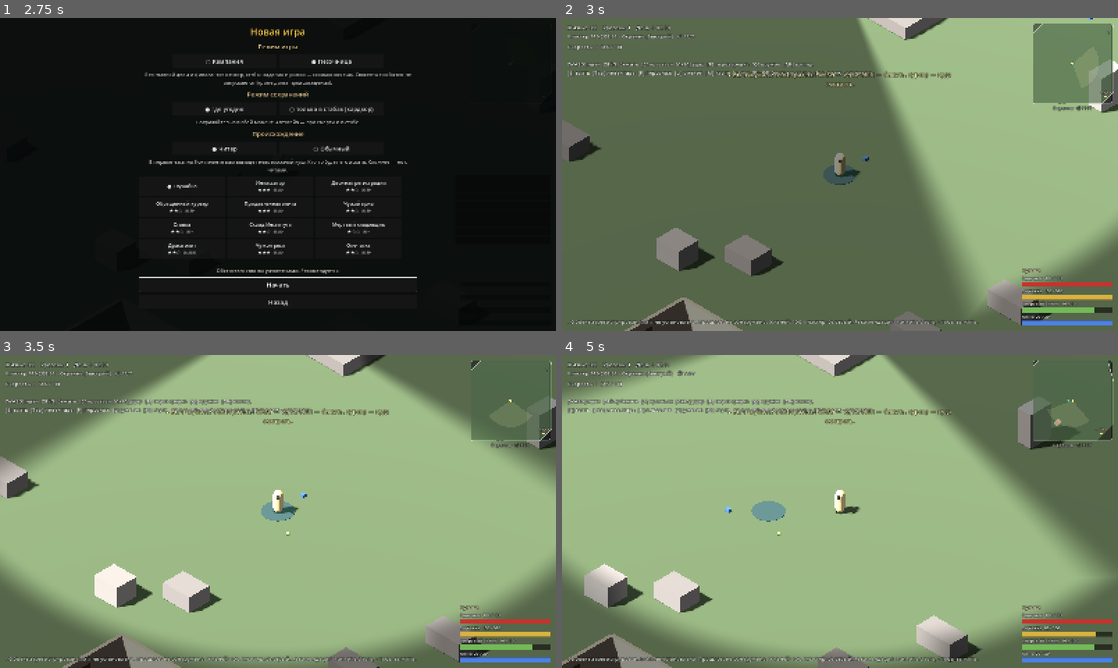
Above: before the commit, frames 1-4 (two rows, left to right).
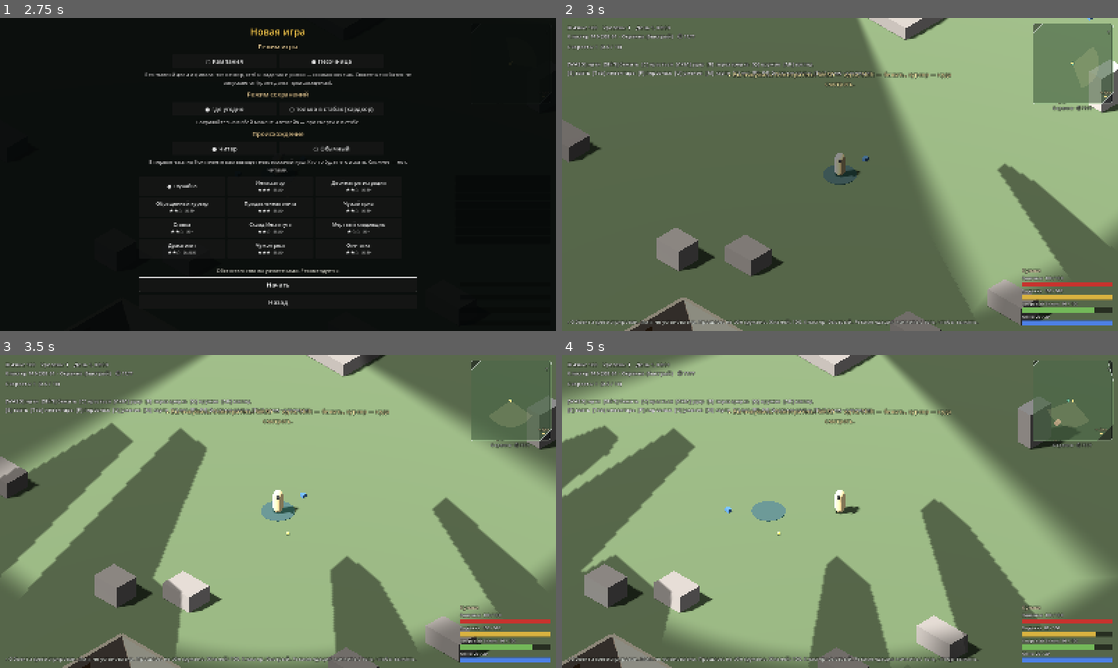
Above: after the commit, the same moments.

Repository: lama2x2/cheater-rpg
Game: Godot game, scene res://scenes/main.tscn
Two runs of this game, one before a commit and one after it. Both use one fixed random seed, a clock stepped at 60 frames per second and the inputs below.
Inputs (mouse positions are in pixels of both pictures, inside the frame that each line leads up to):
- Up to frame 1 (2.75 s): click "Новая игра" at 0.5 s; click "● Кампания" at 1.25 s; click "○ Песочница" at 2 s
- Up to frame 2 (3 s): click "Начать" at 2.75 s
- Up to frame 3 (3.5 s): no input
- Up to frame 4 (5 s): tap Enter (ui_accept) at 3.5, 3.77 s; move the mouse to (962, 495) at 3.52 s; hold D (move_right) 3.53-4.25 s; hold Shift (sprint) 3.53-4.25 s; click (962, 495) at 3.67 s; drag from (728, 527) to (812, 574) at 4.27 s

Frame 1 is identical in both runs. In frame 2, 2.4% of the frame differs, in the area x 78-98%, y 46-82%; in frame 3, 21%, in the area x 0-97%, y 21-97%; in frame 4, 16%.

Commit message:
M1.18a: здание без загораживающих стен и тень по линии взгляда — срез стен к камере до цоколя, пока герой внутри; многоугольник видимости из лучей от глаз героя в шейдер затемнения
src/world/building_cutaway.gd, sight_mask.gd; VisionRules.sight_fan/camera_sides + тесты;
cluster_area.building_walls; сценарий зрения проверяет маску; --outside. Спека 17, D-102.

Co-Authored-By: Claude Opus 5.5 <noreply@anthropic.com>

Diff:
--- a/data/vision.json
+++ b/data/vision.json
@@ -1,5 +1,5 @@
 {
-  "_doc": "Зрение героя и чуйка (docs/spec/17_vision.md, D-6 …(690 unchanged characters)… озрачность стен между камерой и героем. sense — чуйка: проверка раз в check_s дл …(503 unchanged characters)…
+  "_doc": "Зрение героя и чуйка (docs/spec/17_vision.md, D-6 …(690 unchanged characters)… озрачность стен между камерой и героем. Тень по линии взгляда (D-102): sight_rays лучей по кругу от глаз героя (высота sight_eye_m) — в конусе на дальность зрения, вне — на near_m; точка попадания отодвигается на sight_extend_m за стену (видна её грань); многоугольник видимости рисуется в маску sight_mask_px² на sight_mask_m вокруг героя. cutaway_m — до какой высоты срезаются стены здания, обращённые к камере, пока герой внутри. sense — чуйка: проверка раз в check_s дл …(503 unchanged characters)…
   "cone_deg": 110,
   "sprint_cone_deg": 90,
   "near_m": 2.5,
@@ -19,6 +19,12 @@
   "shade_soft_deg": 8.0,
   "shade_soft_m": 3.0,
   "fade_walls_alpha": 0.7,
+  "sight_rays": 180,
+  "sight_eye_m": 1.2,
+  "sight_extend_m": 0.35,
+  "sight_mask_m": 80.0,
+  "sight_mask_px": 512,
+  "cutaway_m": 0.5,
   "sense": {
     "check_s": 0.5,
     "radius_m": 15.0,
--- a/src/core/vision_rules.gd
+++ b/src/core/vision_rules.gd
@@ -7,7 +7,10 @@
 const REQUIRED_KEYS: PackedStringArray = ["cone_deg", "sprint_cone_deg", "near_m", "range_day_m",
 	"range_night_m", "night_from", "night_to", "kislyak_mult", "range_per_perception",
 	"angle_per_perception", "angle_bonus_max", "turn_deg_s", "turn_per_reaction", "check_s",
-	"last_seen_s", "shade", "shade_soft_deg", "shade_soft_m", "fade_walls_alpha", "sense"]
+	"last_seen_s", "shade", "shade_soft_deg", "shade_soft_m", "fade_walls_alpha", "sense",
+	"sight_rays", "sight_eye_m", "sight_extend_m", "sight_mask_m", "sight_mask_px", "cutaway_m"]
+## Стороны здания (ClusterLayout): n — +z, s — −z, e — +x, w — −x; наружные нормали в (x, z).
+const SIDE_NORMALS := {"n": Vector2(0, 1), "s": Vector2(0, -1), "e": Vector2(1, 0), "w": Vector2(-1, 0)}
 
 var _config: Dictionary
 
@@ -92,3 +95,26 @@
 	var step := clampf(angle, -deg_to_rad(max_deg), deg_to_rad(max_deg))
 	var result := a.normalized().rotated(step)
 	return Vector3(result.x, 0.0, result.y)
+
+
+## Веер лучей тени по линии взгляда (D-102): углы по кругу от взгляда (от оси x к z, как
+## Vector2.angle()), каждый луч — на дальность зрения. Это только «что закрыто стенами»: конус и
+## дальность затемняет шейдер мягко сам, а маска добавляет тень за препятствиями.
+func sight_fan(facing: Vector3) -> PackedFloat32Array:
+	var result := PackedFloat32Array()
+	var rays := int(_config["sight_rays"])
+	var look := Vector2(facing.x, facing.z)
+	var base := look.angle() if look.length() > 0.0001 else -PI / 2.0
+	for i in rays:
+		result.append(base + TAU * float(i) / float(rays))
+	return result
+
+
+## Стороны здания, обращённые к камере (их срезает cutaway): нормаль смотрит против взгляда камеры.
+static func camera_sides(camera_forward: Vector3) -> PackedStringArray:
+	var f := Vector2(camera_forward.x, camera_forward.z)
+	var result: PackedStringArray = []
+	for side: String in SIDE_NORMALS:
+		if (SIDE_NORMALS[side] as Vector2).dot(f) < -0.01:
+			result.append(side)
+	return result
--- a/src/main.gd
+++ b/src/main.gd
@@ -204,6 +204,7 @@
 ##   --log         открыть окно лога Системы
 ##   --char        открыть экран персонажа (с 3 свободными очками)
 ##   --elite       (в Городке) встать в 8 м от раненого-приманки элиты
+##   --outside     встать в 1,5 м к востоку от ближайшего к центру здания (тень за стеной, D-102)
 ##   --inside      поставить героя в ближайшее к центру здание (прозрачные стены, позже крыши)
 ##   --gift        вскрыть дар 10 уровня даром (pending_skill_choices) — для окна знахарки
 ##   --pearl       висящее умение чёрной жемчужины (pending_pearl_skills) — окно умений и знахарки
@@ -307,6 +308,8 @@
 					get_tree().get_first_node_in_group("hero").global_position = victim.global_position + Vector3(6.0, 0.1, 5.0)).call_deferred()
 		elif arg == "--inside":
 			_debug_inside()
+		elif arg == "--outside":
+			_debug_inside(true)
 		elif arg == "--gaze":
 			_debug_gaze.call_deferred()
 		elif arg == "--gift":
@@ -388,14 +391,15 @@
 		get_tree().get_first_node_in_group("container_window").open_or_take(best)
 
 
-func _debug_inside() -> void:
+func _debug_inside(outside: bool = false) -> void:
 	var area := get_node("Area")
 	var best: Dictionary = {}
 	for building: Dictionary in area.layout["buildings"]:
 		if best.is_empty() or (building["center"] as Vector2).length() < (best["center"] as Vector2).length():
 			best = building
 	if not best.is_empty():
-		get_tree().get_first_node_in_group("hero").position = Vector3(best["center"].x, 0.1, best["center"].y)
+		var shift := Vector3(float(best["size"].x) / 2.0 + 1.5, 0.0, 0.0) if outside else Vector3.ZERO
+		get_tree().get_first_node_in_group("hero").position = Vector3(best["center"].x, 0.1, best["center"].y) + shift
 
 
 func _debug_gaze() -> void:
--- /dev/null
+++ b/src/world/building_cutaway.gd
@@ -0,0 +1,83 @@
+extends Node
+## Срез здания (D-102, 17.3): пока герой внутри здания, его стены, обращённые к камере,
+## срезаются до цоколя (cutaway_m) — видно всю планировку, проходы и пол; дальние стены — полной
+## высоты. Коллизии не меняются (стены по-прежнему держат). Стены зданий — area.building_walls.
+
+const CHECK_S := 0.1
+const INSIDE_MARGIN := 0.2
+
+var area: Node3D
+var hero: Node3D
+var _current := -1
+var _left := 0.0
+## Срезанные меши: {меш: [исходная позиция, исходный масштаб]}.
+var _cut: Dictionary = {}
+
+
+func _ready() -> void:
+	add_to_group("building_cutaway")
+
+
+func _exit_tree() -> void:
+	_restore()
+
+
+func current_building() -> int:
+	return _current
+
+
+func _process(delta: float) -> void:
+	_left -= delta
+	if _left > 0.0 or area == null or hero == null:
+		return
+	_left = CHECK_S
+	var found := -1
+	if hero.visible:
+		var at := Vector2(hero.global_position.x, hero.global_position.z)
+		for i in area.building_walls.size():
+			var rect: Rect2 = area.building_walls[i]["rect"]
+			if rect.grow(-INSIDE_MARGIN).has_point(at):
+				found = i
+				break
+	if found == _current:
+		return
+	_restore()
+	_current = found
+	if found >= 0:
+		_apply(area.building_walls[found])
+
+
+func _apply(record: Dictionary) -> void:
+	var camera := get_viewport().get_camera_3d()
+	if camera == null:
+		return
+	var sides := VisionRules.camera_sides(-camera.global_transform.basis.z)
+	var cut_to := float(Content.vision_rules().config()["cutaway_m"])
+	for wall: Dictionary in record["walls"]:
+		if not sides.has(String(wall["side"])):
+			continue
+		for child in (wall["body"] as Node).find_children("*", "MeshInstance3D", true, false):
+			var mesh := child as MeshInstance3D
+			if mesh == null:
+				continue
+			var box := mesh.mesh as BoxMesh
+			if box == null:
+				continue
+			_cut[mesh] = [mesh.position, mesh.scale]
+			var bottom := mesh.position.y - box.size.y / 2.0
+			if bottom >= cut_to:
+				mesh.visible = false  # перемычка над дверью — целиком
+				continue
+			var keep := cut_to - bottom
+			mesh.scale.y = keep / box.size.y
+			mesh.position.y = bottom + keep / 2.0
+
+
+func _restore() -> void:
+	for mesh: MeshInstance3D in _cut:
+		if is_instance_valid(mesh):
+			mesh.position = _cut[mesh][0]
+			mesh.scale = _cut[mesh][1]
+			mesh.visible = true
+	_cut.clear()
+	_current = -1
--- a/src/world/cluster_area.gd
+++ b/src/world/cluster_area.gd
@@ -26,6 +26,8 @@
 var is_navigation_ready := false
 
 var _doors: Array[StaticBody3D] = []
+## Стены зданий для среза (D-102): [{"rect": Rect2, "walls": [{"side", "body", "height"}]}].
+var building_walls: Array = []
 var _stashes: Array[Node3D] = []
 
 
@@ -193,6 +195,8 @@
 	var h := float(b["height"])
 	var color := _color(template["wall_color"])
 	var t := WALL_THICKNESS
+	var record := {"rect": Rect2(b["center"] - b["size"] / 2.0, b["size"]), "walls": []}
+	building_walls.append(record)
 	var walls := {
 		"n": {"at": center + Vector3(0, 0, sz / 2.0), "length": sx, "along_x": true},
 		"s": {"at": center + Vector3(0, 0, -sz / 2.0), "length": sx, "along_x": true},
@@ -205,17 +209,17 @@
 		var length := float(wall["length"])
 		var along_x := bool(wall["along_x"])
 		if side != String(b["door"]):
-			_wall(at, Vector3(length, h, t) if along_x else Vector3(t, h, length), color)
+			record["walls"].append({"side": side, "body": _wall(at, Vector3(length, h, t) if along_x else Vector3(t, h, length), color)})
 			continue
 		var piece := (length - DOOR_WIDTH) / 2.0
 		var shift := (DOOR_WIDTH + piece) / 2.0
 		var axis := Vector3(1, 0, 0) if along_x else Vector3(0, 0, 1)
 		var piece_size := Vector3(piece, h, t) if along_x else Vector3(t, h, piece)
-		_wall(at - axis * shift, piece_size, color)
-		_wall(at + axis * shift, piece_size, color)
+		record["walls"].append({"side": side, "body": _wall(at - axis * shift, piece_size, color)})
+		record["walls"].append({"side": side, "body": _wall(at + axis * shift, piece_size, color)})
 		if h > DOOR_HEIGHT:
 			var lintel := Vector3(DOOR_WIDTH, h - DOOR_HEIGHT, t) if along_x else Vector3(t, h - DOOR_HEIGHT, DOOR_WIDTH)
-			_wall(at + Vector3(0, DOOR_HEIGHT, 0), lintel, color)
+			record["walls"].append({"side": side, "body": _wall(at + Vector3(0, DOOR_HEIGHT, 0), lintel, color)})
 		if bool(b["leaf"]):
 			var door: StaticBody3D = DoorScript.new()
 			door.width = DOOR_WIDTH
@@ -223,15 +227,18 @@
 			door.rotation.y = 0.0 if along_x else PI / 2.0
 			add_child(door)
 			_doors.append(door)
-
-
-func _wall(base: Vector3, size: Vector3, color: Color) -> void:
+			record["walls"].append({"side": side, "body": door})
+
+
+func _wall(base: Vector3, size: Vector3, color: Color) -> StaticBody3D:
 	var box := BoxShape3D.new()
 	box.size = size
 	var mesh := BoxMesh.new()
 	mesh.size = size
 	var at := base + Vector3(0, size.y / 2.0, 0)
-	add_child(_static_body(box, at, mesh, at, color))
+	var body := _static_body(box, at, mesh, at, color)
+	add_child(body)
+	return body
 
 
 func _build_prop(prop: Dictionary) -> void:
--- a/src/world/hero_vision.gd
+++ b/src/world/hero_vision.gd
@@ -9,6 +9,8 @@
 const LAYER_WORLD := 1
 const EYE := Vector3(0, 1.5, 0)
 const WALL_CHECK_S := 0.1
+const SightMaskScript := preload("res://src/world/sight_mask.gd")
+const CutawayScript := preload("res://src/world/building_cutaway.gd")
 const SHADE_SHADER := """
 shader_type spatial;
 render_mode unshaded, depth_test_disabled, depth_draw_never, cull_disabled, blend_mix, fog_disabled, shadows_disabled;
@@ -22,6 +24,11 @@
 uniform float strength = 0.45;
 uniform float soft_angle = 0.14;
 uniform float soft_dist = 3.0;
+// Тень по линии взгляда (D-102): маска видимости сверху (src/world/sight_mask.gd).
+uniform sampler2D sight_mask : filter_linear, repeat_disable, hint_default_white;
+uniform vec2 mask_origin;
+uniform float mask_size = 80.0;
+uniform float use_mask = 0.0;
 
 void vertex() {
 	POSITION = vec4(VERTEX.xy, 1.0, 1.0);
@@ -39,6 +46,9 @@
 	float shade = max(smoothstep(half_cone - soft_angle * 0.5, half_cone + soft_angle * 0.5, ang),
 		smoothstep(reach - soft_dist, reach, d));
 	shade *= smoothstep(near_r - 0.4, near_r + 0.4, d);
+	vec2 muv = (world.xz - mask_origin) / mask_size;
+	float hidden = (muv.x < 0.0 || muv.y < 0.0 || muv.x > 1.0 || muv.y > 1.0) ? 1.0 : 1.0 - texture(sight_mask, muv).r;
+	shade = max(shade, hidden * use_mask);
 	ALBEDO = vec3(0.0);
 	ALPHA = shade * strength;
 }
@@ -57,6 +67,7 @@
 var _sense_left := 0.0
 var _wall_left := 0.0
 var _faded: Dictionary = {}
+var _sight: Node
 ## Чуйка сработала — ждём, увидит ли герой угрозу (подтверждение): {id: мс}.
 var _sensed_at: Dictionary = {}
 var _shade: MeshInstance3D
@@ -70,6 +81,13 @@
 	add_to_group("hero_vision")
 	_rules = Content.vision_rules()
 	_rng.randomize()
+	_sight = SightMaskScript.new()
+	_sight.hero = hero
+	add_child(_sight)
+	var cutaway: Node = CutawayScript.new()
+	cutaway.hero = hero
+	add_child(cutaway)
+	(func() -> void: cutaway.area = get_tree().get_first_node_in_group("cluster_area")).call_deferred()
 	_build_shade.call_deferred()
 
 
@@ -297,6 +315,11 @@
 	_shade_material.set_shader_parameter("strength", strength)
 	_shade_material.set_shader_parameter("soft_angle", deg_to_rad(float(c["shade_soft_deg"])))
 	_shade_material.set_shader_parameter("soft_dist", float(c["shade_soft_m"]))
+	if _sight and _sight.texture:
+		_shade_material.set_shader_parameter("sight_mask", _sight.texture)
+		_shade_material.set_shader_parameter("mask_origin", _sight.origin)
+		_shade_material.set_shader_parameter("mask_size", _sight.size_m)
+		_shade_material.set_shader_parameter("use_mask", 1.0 if alive else 0.0)
 
 
 # --- Прозрачные стены --------------------------------------------------------------------------
--- /dev/null
+++ b/src/world/sight_mask.gd
@@ -0,0 +1,67 @@
+extends Node
+## Тень по линии взгляда (D-102, 17.1): раз в check_s веер лучей от глаз героя по кругу (по слою
+## мира: стены, двери, препятствия) → многоугольник «что не закрыто», он рисуется сверху в маску
+## (SubViewport). Шейдер затемнения (hero_vision) темнит всё вне маски — светлое значит «герой
+## это видит»; конус и дальность шейдер затемняет сам, мягко.
+
+const LAYER_WORLD := 1
+
+var hero: Node3D
+## Текстура маски и где она лежит в мире: левый-верхний угол (x, z) и сторона в метрах.
+var texture: Texture2D
+var origin := Vector2.ZERO
+var size_m := 80.0
+
+var _rules: VisionRules
+var _viewport: SubViewport
+var _polygon: Polygon2D
+var _left := 0.0
+
+
+func _ready() -> void:
+	add_to_group("sight_mask")
+	_rules = Content.vision_rules()
+	var c := _rules.config()
+	size_m = float(c["sight_mask_m"])
+	_viewport = SubViewport.new()
+	_viewport.size = Vector2i(int(c["sight_mask_px"]), int(c["sight_mask_px"]))
+	_viewport.transparent_bg = true
+	_viewport.disable_3d = true
+	_viewport.render_target_update_mode = SubViewport.UPDATE_ALWAYS
+	add_child(_viewport)
+	var bg := ColorRect.new()
+	bg.color = Color.BLACK
+	bg.size = Vector2(_viewport.size)
+	_viewport.add_child(bg)
+	_polygon = Polygon2D.new()
+	_polygon.color = Color.WHITE
+	_polygon.antialiased = true
+	_viewport.add_child(_polygon)
+	texture = _viewport.get_texture()
+
+
+func _process(delta: float) -> void:
+	_left -= delta
+	if _left > 0.0 or hero == null or not hero.is_inside_tree():
+		return
+	_left = float(_rules.config()["check_s"])
+	var vision := get_tree().get_first_node_in_group("hero_vision")
+	var reach := float(vision.get("_reach")) if vision else 30.0
+	var facing: Vector3 = vision.view_dir if vision else Vector3.FORWARD
+	var eye := hero.global_position + Vector3.UP * float(_rules.config()["sight_eye_m"])
+	var extend := float(_rules.config()["sight_extend_m"])
+	var space := hero.get_world_3d().direct_space_state
+	var center := Vector2(hero.global_position.x, hero.global_position.z)
+	origin = center - Vector2(size_m, size_m) / 2.0
+	var scale := float(_viewport.size.x) / size_m
+	var points := PackedVector2Array()
+	for angle in _rules.sight_fan(facing):
+		var dir := Vector2.from_angle(angle)
+		var to := eye + Vector3(dir.x, 0.0, dir.y) * reach
+		var hit := space.intersect_ray(PhysicsRayQueryParameters3D.create(eye, to, LAYER_WORLD))
+		var length := reach
+		if not hit.is_empty():
+			var p: Vector3 = hit["position"]
+			length = minf(Vector2(p.x - eye.x, p.z - eye.z).length() + extend, reach)
+		points.append((center + dir * length - origin) * scale)
+	_polygon.polygon = points
--- a/tests/scenarios/vision.gd
+++ b/tests/scenarios/vision.gd
@@ -55,6 +55,11 @@
 	wall.global_position = hero.global_position + (look + side * 0.35).normalized() * 6.0 + Vector3.UP * 1.5
 	await _wait(0.6)
 	print("vision: front=%s back=%s near=%s wall=%s" % [vision.is_seen(front), vision.is_seen(back), vision.is_seen(near), vision.is_seen(walled)])
+	var mask: Node = get_first_node_in_group("sight_mask")
+	var poly: PackedVector2Array = mask._polygon.polygon
+	var px := func(p: Vector3) -> Vector2: return (Vector2(p.x, p.z) - mask.origin) * (float(mask._viewport.size.x) / mask.size_m)
+	print("sight mask: front lit=%s behind wall lit=%s (ожидается true / false)" % [
+		Geometry2D.is_point_in_polygon(px.call(front.global_position), poly), Geometry2D.is_point_in_polygon(px.call(walled.global_position), poly)])
 	var ps: Node = root.get_node("PlayerState")
 	var rules = root.get_node("Content").vision_rules()
 	print("rules: cone=%.0f range=%.1f" % [rules.cone_deg(false, ps.stats.get_level("perception")), rules.view_range(12, false, 1)])
--- a/tests/test_vision.gd
+++ b/tests/test_vision.gd
@@ -57,3 +57,17 @@
 	assert_true(rules.sense_chance(8.0, 8.0, 3.0, 20, 6.0, false) > rules.sense_chance(1.0, 1.0, 3.0, 20, 6.0, false), "Наблюдательность и Реакция помогают")
 	assert_eq(rules.sense_chance(9.0, 9.0, 0.0, 1, 1.0, true, 1.0), 0.0, "полное гашение элиты")
 	assert_true(rules.sense_chance(1000.0, 1000.0, 0.0, 0, 0.0, true) <= 0.95, "не выше потолка")
+
+
+func test_sight_fan() -> void:
+	var fan := _rules().sight_fan(Vector3(0, 0, -1))
+	assert_eq(fan.size(), 180, "180 лучей по кругу")
+	assert_almost(fan[0], Vector2(0, -1).angle(), "первый — по взгляду")
+	assert_almost(absf(wrapf(fan[90] - fan[0], -PI, PI)), PI, "90-й — за спиной", 0.001)
+
+
+func test_camera_sides() -> void:
+	# Изометрическая камера (рысканье 45°) смотрит на −x −z: к ней обращены стороны +z (n) и +x (e).
+	var sides := VisionRules.camera_sides(Vector3(-0.707, -0.5, -0.707))
+	assert_eq(sides.size(), 2, "к камере — две стороны")
+	assert_true(sides.has("n") and sides.has("e"), "смотрит на −x −z — к камере стороны +z и +x: %s" % [sides])
Not shown, added: src/world/building_cutaway.gd.uid
Not shown, added: src/world/sight_mask.gd.uid
Not shown, changed: docs/decisions.md
Not shown, changed: docs/next_steps.md
Not shown, changed: docs/spec/17_vision.md
